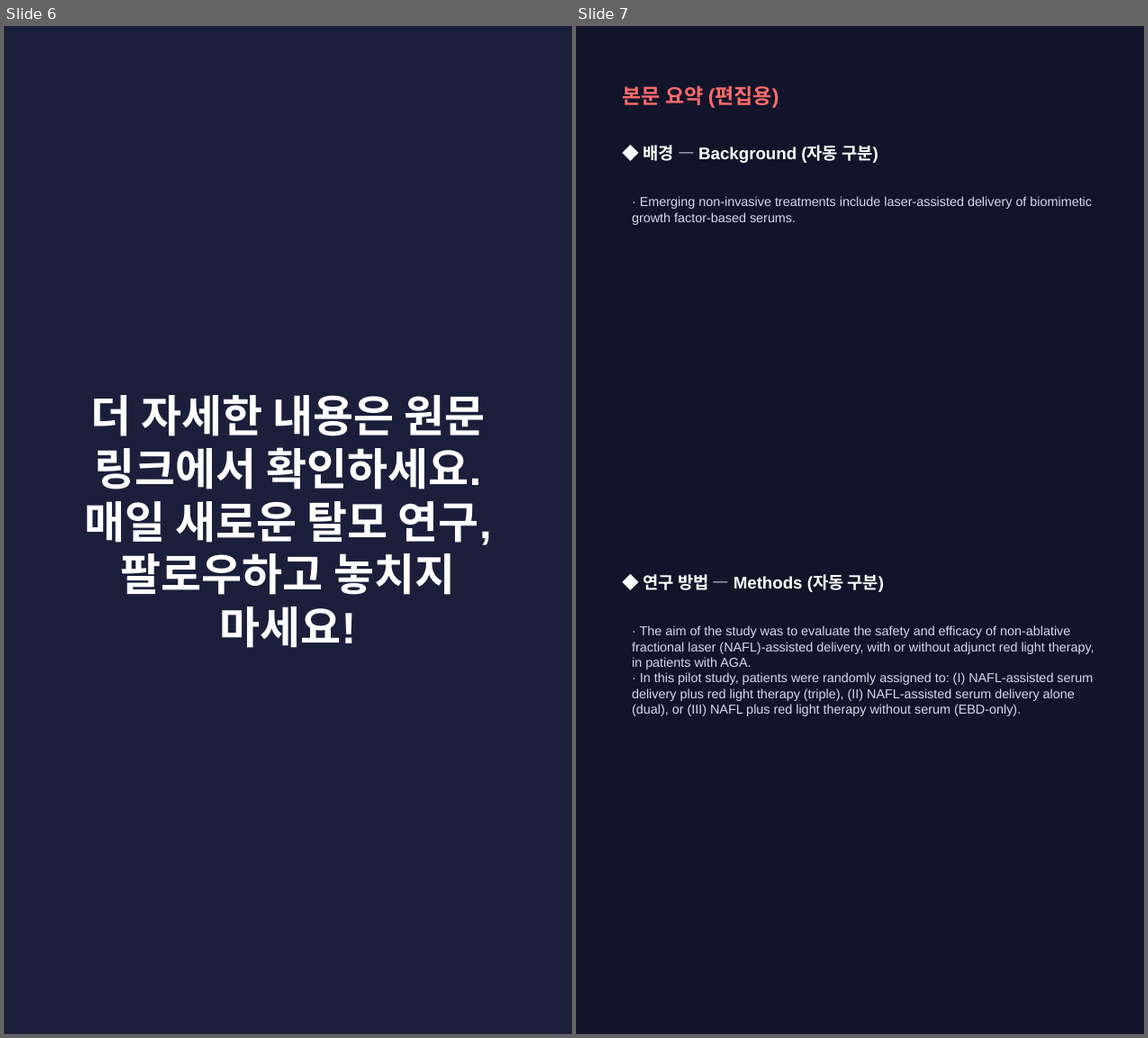
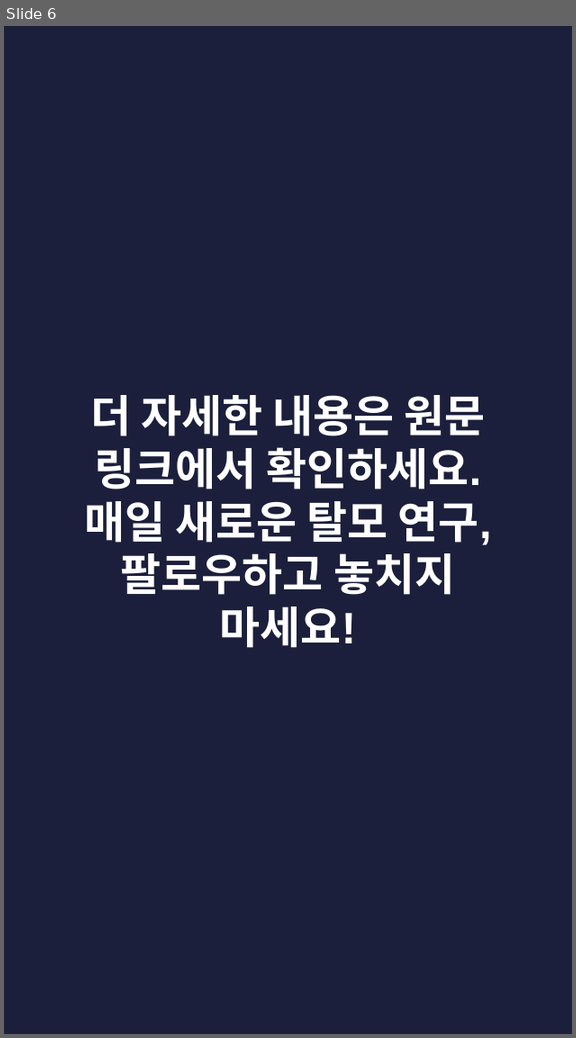
Before and after one commit to hyokang2010-BJ-ANTH/product-builder-test, a slide deck: pwa/data/latest/slides.pptx. Shown side by side, each under a label of ours: slides 6 and 7 before the commit, slide 6 after it. The pictures are 1148x1038 and 576x1038 pixels, drawn with LibreOffice and Linux fonts; fonts in the diff are those of the drawing. Boxes give left, top, right and bottom in pixels: in the first picture for what was removed or moved away, otherwise in the second. Text is boxed around its words. In the diff, an @@ line names an element or a change of style, - is before the commit and + after.

```diff
--- a/pwa/data/latest/slides.pptx
+++ b/pwa/data/latest/slides.pptx
@@ slide 7 removed at (576,26,1144,1034), background #12142A @@
@@ text removed at (623,85,779,108) @@
-본문 요약 (편집용)
@@ text removed at (644,145,878,163) @@
-◆ 배경 — Background (자동 구분)
@@ text removed at (632,196,1092,225) @@
-· Emerging non-invasive treatments include laser-assisted delivery of biomimetic growth factor-based serums.
@@ text removed at (644,574,885,592) @@
-◆ 연구 방법 — Methods (자동 구분)
@@ text removed at (632,625,1094,716) @@
-· The aim of the study was to evaluate the safety and efficacy of non-ablative fractional laser (NAFL)-assisted delivery, with or without adjunct red light therapy, in patients with AGA.
-· In this pilot study, patients were randomly assigned to: (I) NAFL-assisted serum delivery plus red light therapy (triple), (II) NAFL-assisted serum delivery alone (dual), or (III) NAFL plus red light therapy without serum (EBD-only).
```
Also in this commit, not shown: 3 slides changed, 5 slides added, 3 other slides removed, 26 other files.
